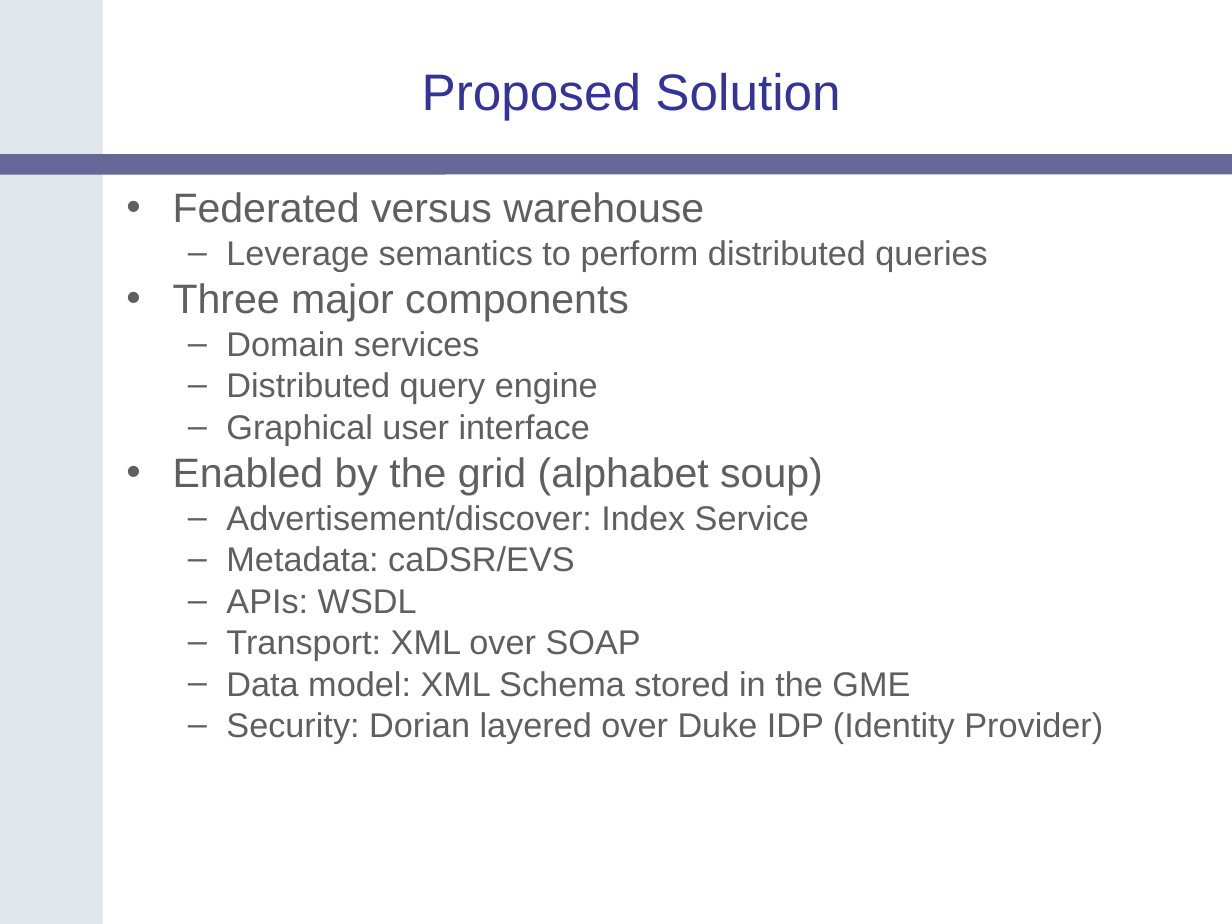
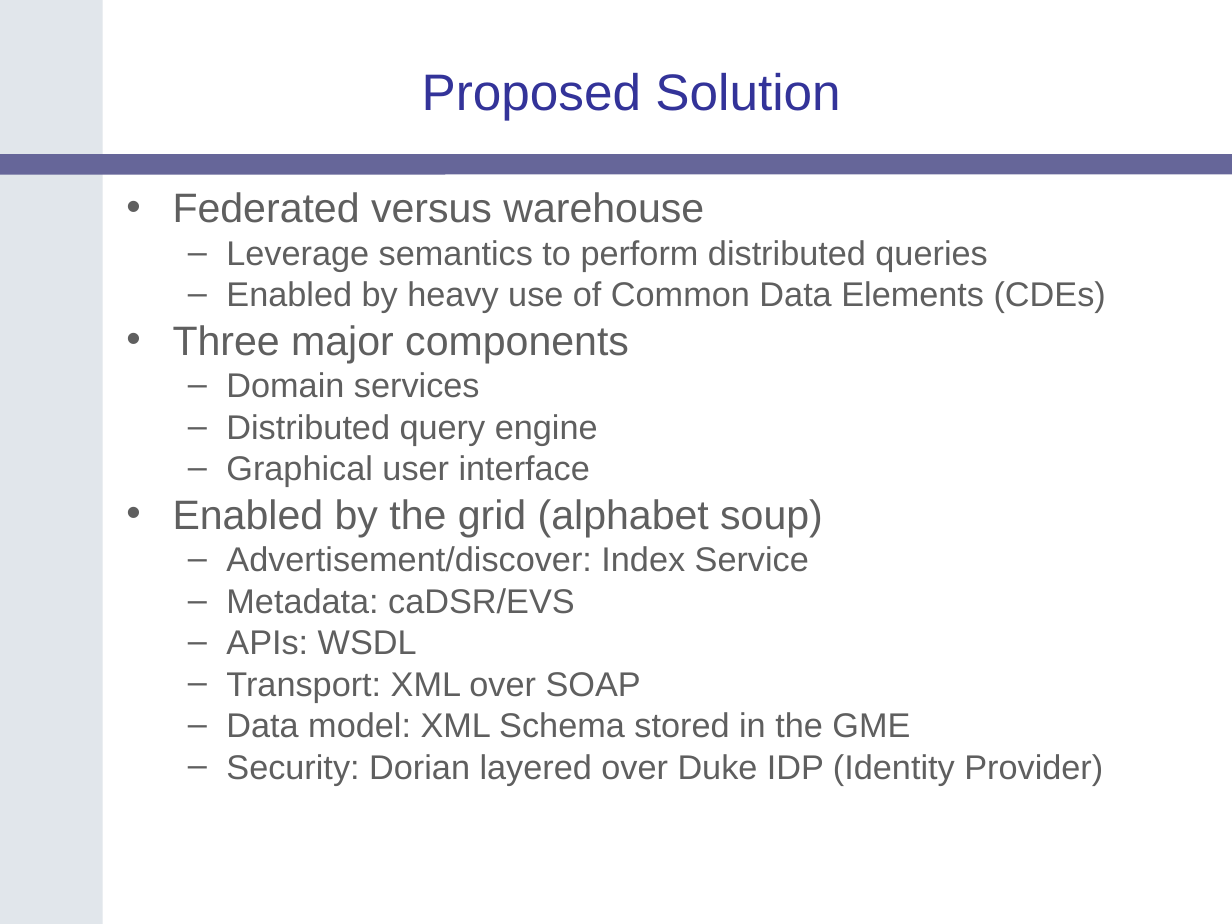
Before and after one commit to NCIP/catrip, a slide deck: slide 16 of catrip/documentation/presentations/breast_clinic_2006_06_19/duke_breast_clinic_2006_06_13.ppt (slide 13 before the commit). Drawn at 1232x924 pixels with LibreOffice and Linux fonts; fonts in the diff are those of the drawing; background and template pictures are left out. Boxes give left, top, right and bottom in pixels: in the first picture for what was removed or moved away, otherwise in the second. Text is boxed around its words. In the diff, an @@ line names an element or a change of style, - is before the commit and + after.

```diff
--- a/catrip/documentation/presentations/breast_clinic_2006_06_19/duke_breast_clinic_2006_06_13.ppt
+++ b/catrip/documentation/presentations/breast_clinic_2006_06_19/duke_breast_clinic_2006_06_13.ppt
@@ text at (x1=226, y1=281, x2=1106, y2=313): paragraph added @@
+  – Enabled by heavy use of Common Data Elements (CDEs)
```
Also in this commit, not shown: 2 other slides changed, 3 slides added.
